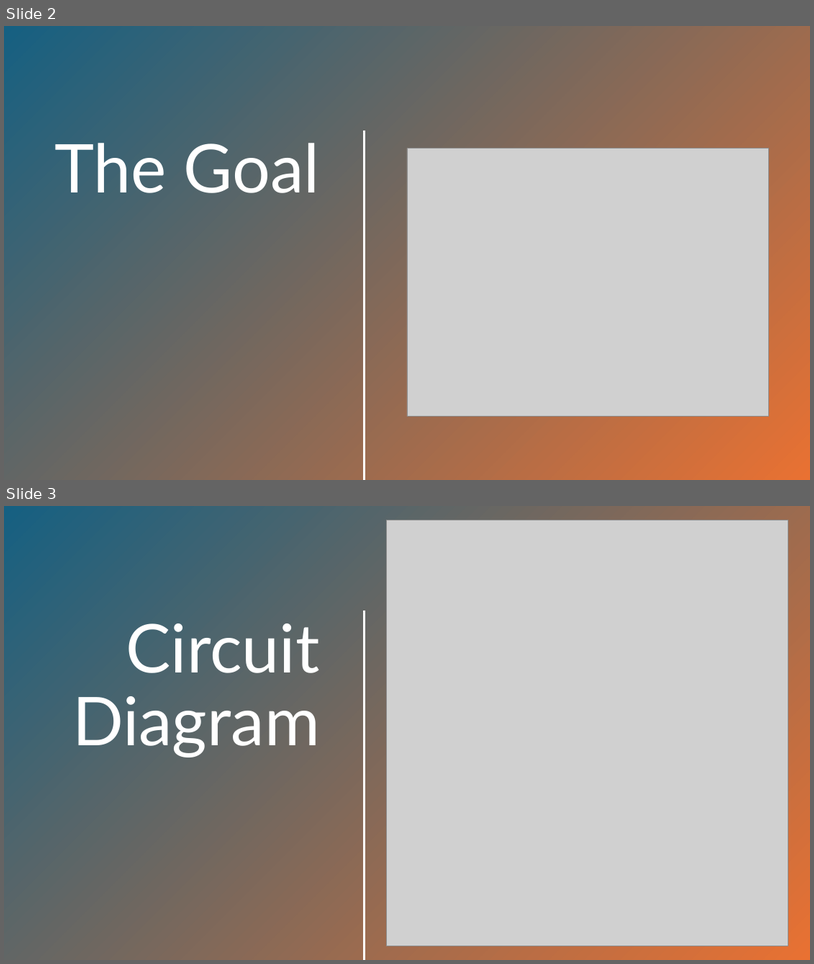
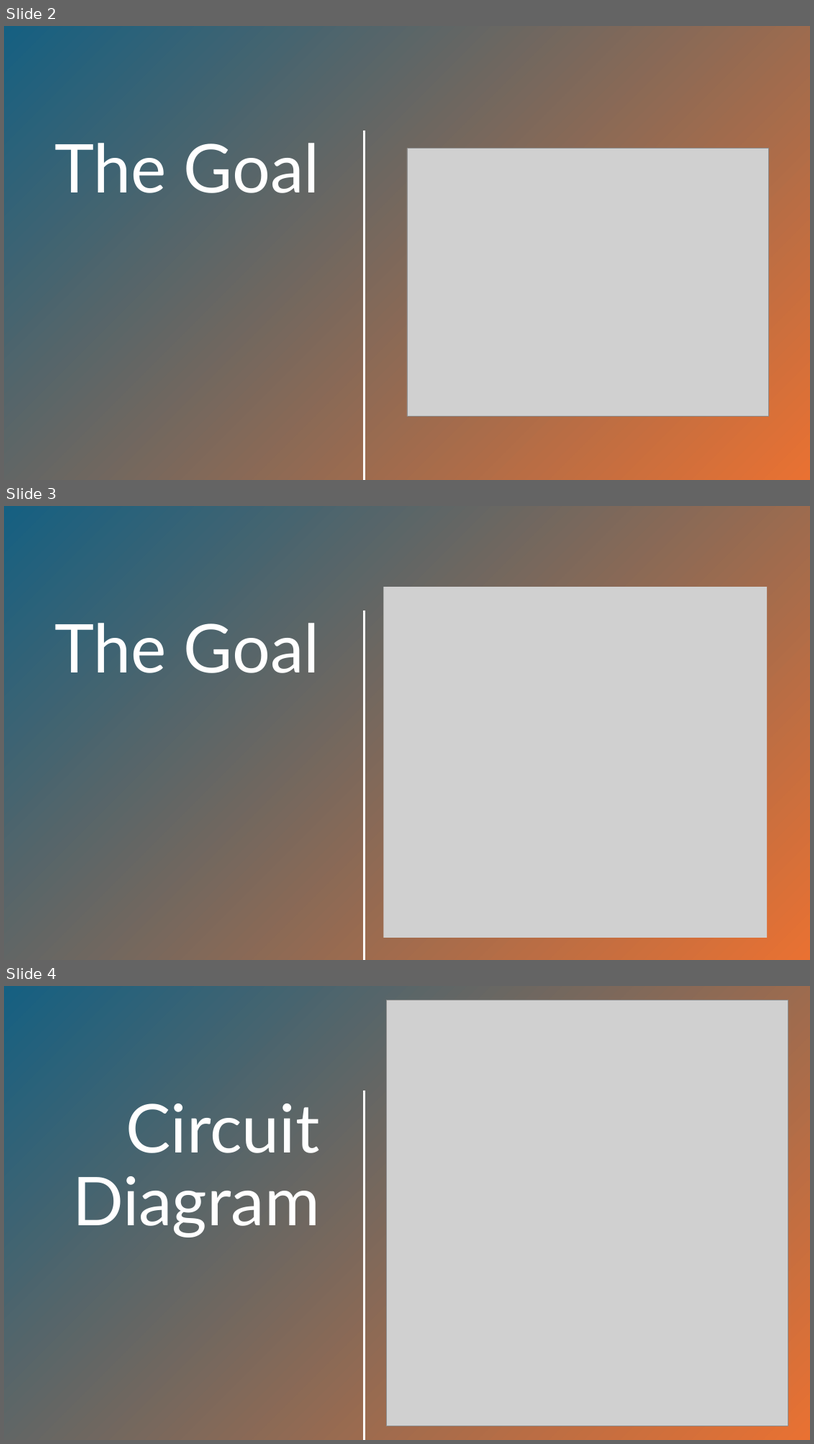
Before and after one commit to msu-eele-465/final-project-gabriellaLord, a slide deck: docs/assets/Presentation.pptx. Shown one above the other, each under a label of ours: slides 2 and 3 before the commit, slides 2, 3 and 4 after it. The pictures are 814x964 and 814x1444 pixels, drawn with LibreOffice and Linux fonts; fonts in the diff are those of the drawing; grey boxes stand for pictures. Boxes give left, top, right and bottom in pixels: in the first picture for what was removed or moved away, otherwise in the second. Text is boxed around its words. In the diff, an @@ line names an element or a change of style, - is before the commit and + after.

Commit message:
Added math to presentation

```diff
--- a/docs/assets/Presentation.pptx
+++ b/docs/assets/Presentation.pptx
@@ slide 3 added at <box>4,506,810,960</box>, background #FFFFFF @@
@@ rectangle added at <box>4,506,810,960</box>, fill gradient #156082 to #E97132 @@
@@ picture added at <box>384,587,767,937</box> @@
@@ line added from (365, 611) to (365, 959), #FFFFFF 2 pt @@
@@ title added at <box>54,623,320,673</box>, 80 pt, text #FFFFFF @@
+The Goal
@@ what was slide 3 is now slide 4 @@
```
